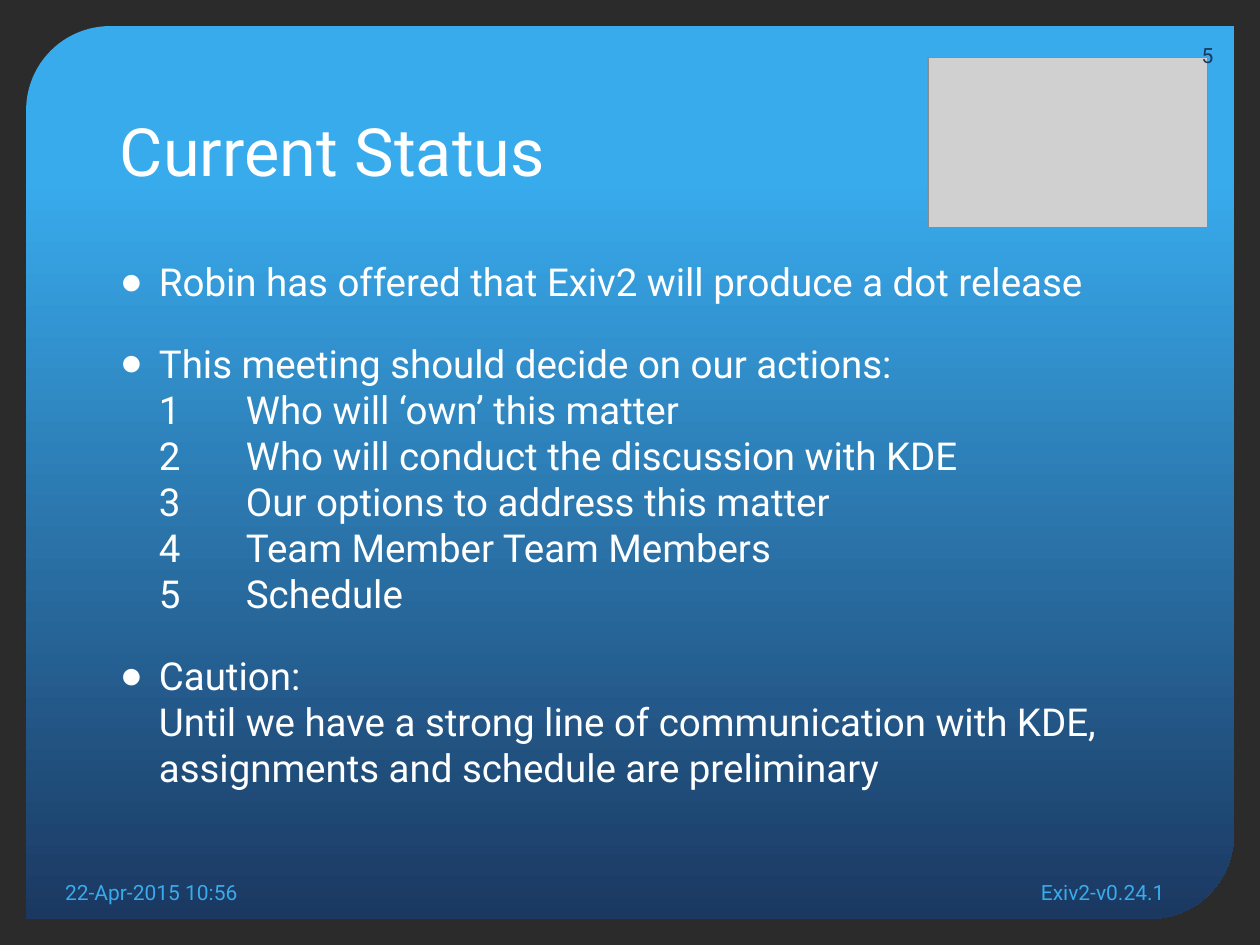
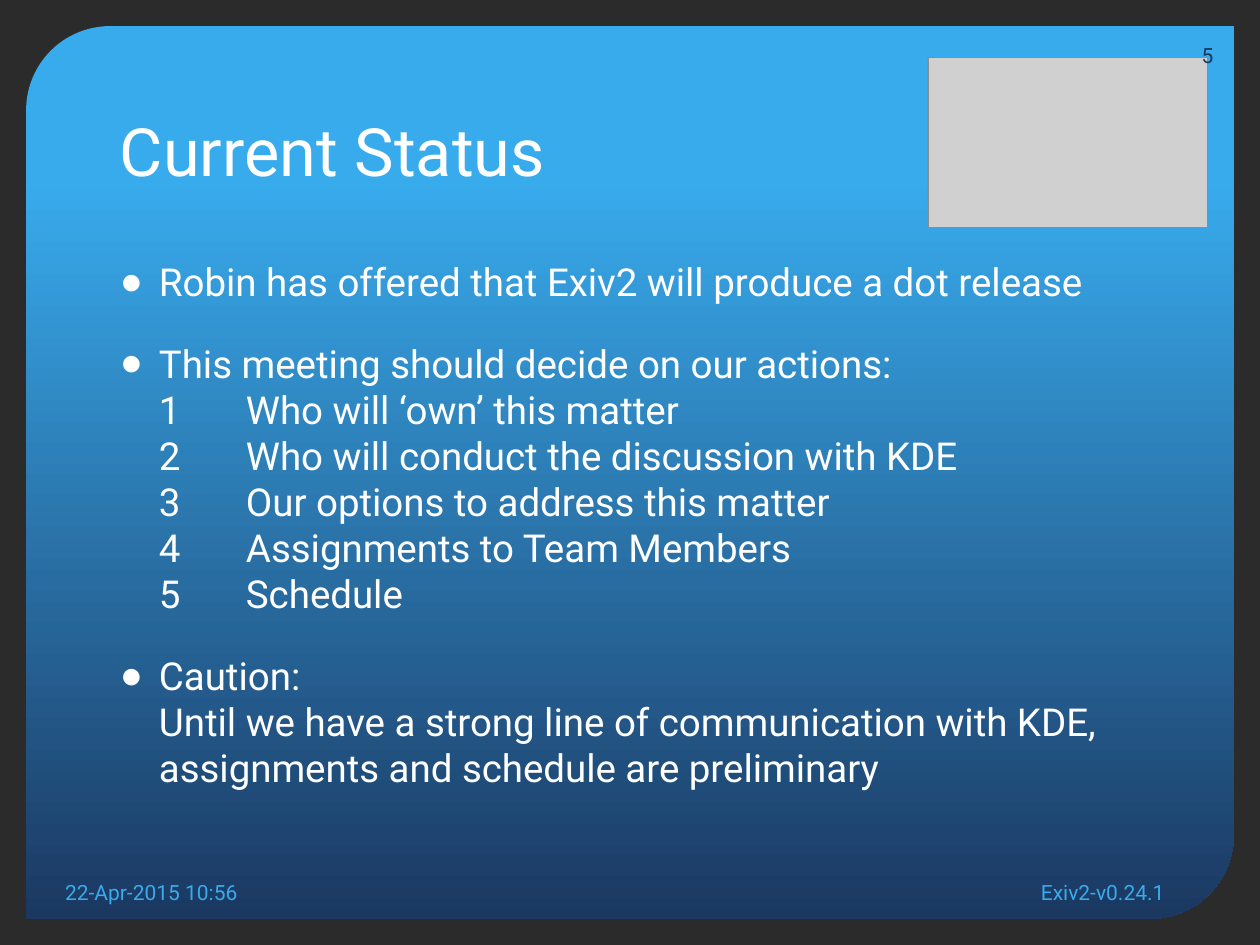
Before and after one commit to nehaljwani/team.exiv2.org, a slide deck: slide 5 of meetings/Exiv2-v0.24.1.pptx. Drawn at 1260x945 pixels with LibreOffice and Linux fonts; fonts in the diff are those of the drawing; grey boxes stand for pictures; background and template pictures are left out; a plain dark background stands for a picture behind light text. Boxes give left, top, right and bottom in pixels: in the first picture for what was removed or moved away, otherwise in the second. Text is boxed around its words. In the diff, an @@ line names an element or a change of style, - is before the commit and + after.

Commit message:
Team Meetings: Fixing typos in slides.

```diff
--- a/meetings/Exiv2-v0.24.1.pptx
+++ b/meetings/Exiv2-v0.24.1.pptx
@@ text at bbox=[159, 349, 957, 609]: text changed @@
-● This meeting should decide on our actions:
-  1 Who will ‘own’ this matter
-  2 Who will conduct the discussion with KDE
-  3 Our options to address this matter
-  4 Team Member Team Members
-  5 Schedule
+● This meeting should decide on our actions:
+  1 Who will ‘own’ this matter
+  2 Who will conduct the discussion with KDE
+  3 Our options to address this matter
+  4 Assignments to Team Members
+  5 Schedule
```
Also in this commit, not shown: 2 other slides changed, 1 other file.
